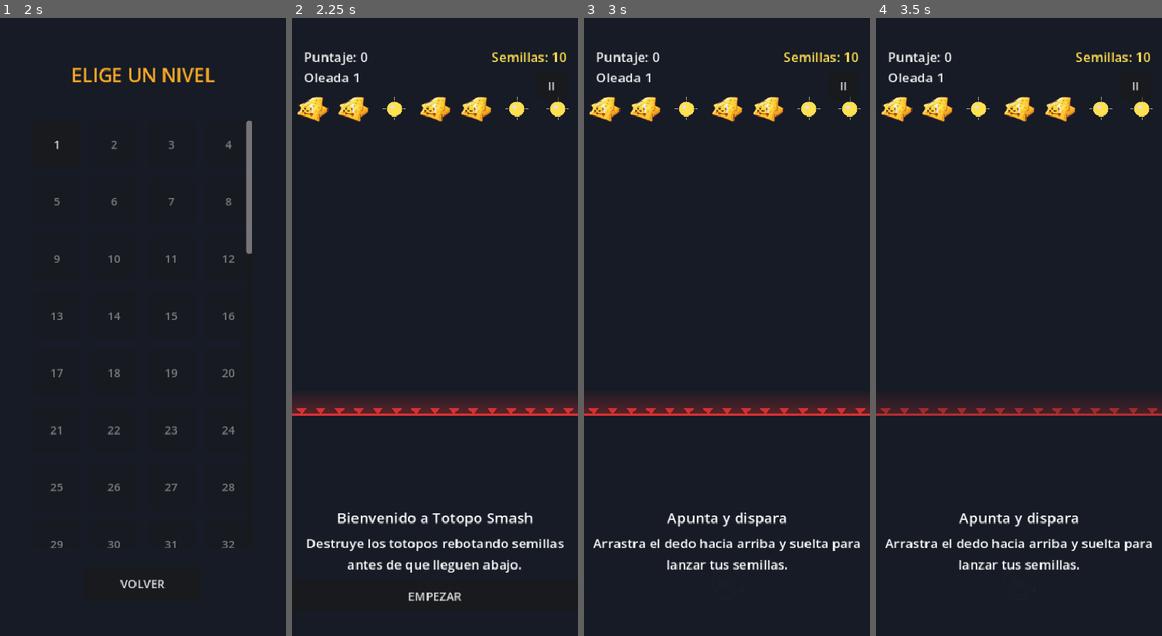
Above: before the commit, frames 1-4 (left to right).
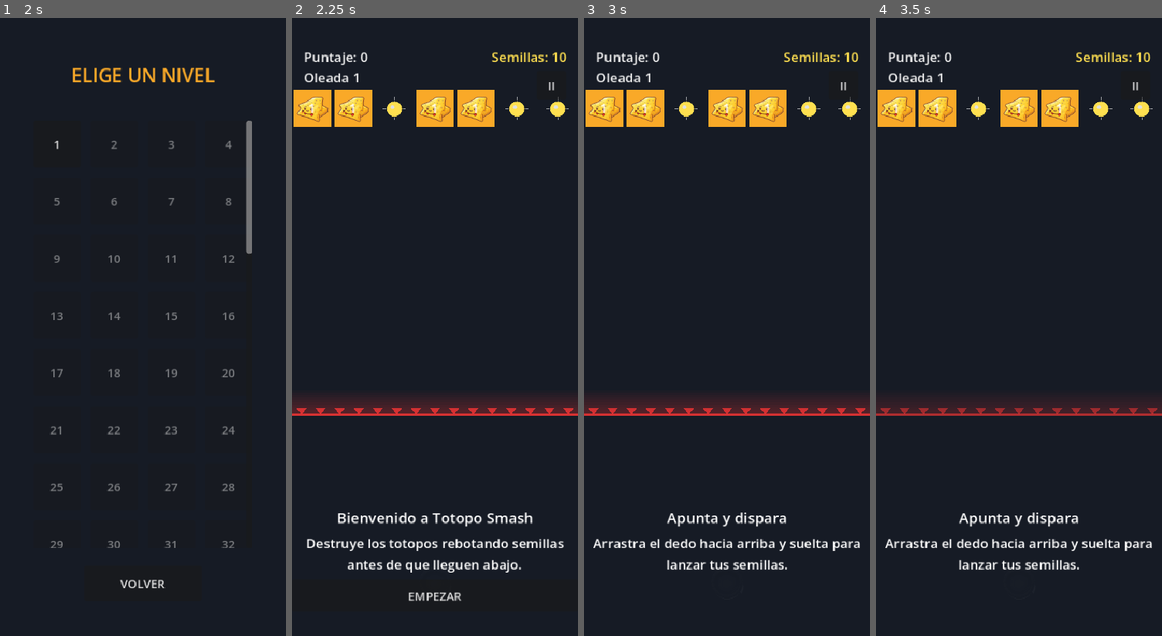
Above: after the commit, the same moments.

Repository: JoseNoIP/gb-TotopoSmash
Game: Godot game, scene res://src/scenes/MainMenu.tscn
The game is run twice, just before and just after one commit, with the same random seed, the same clock (stepped at 60 frames per second) and the same inputs.
Inputs:
- Up to frame 1 (2 s): click "Español" at 0.5 s; click "NIVELES" at 1.25 s
- Up to frame 2 (2.25 s): click "1" at 2 s
- Up to frame 3 (3 s): click "EMPEZAR" at 2.75 s
- Up to frame 4 (3.5 s): no input

Frame 1 is identical in both runs. In frame 2, 2.2% of the frame differs, in the area x 0-71%, y 11-18%; in frame 3, 2.2%; in frame 4, 2.2%.

Commit message:
fix: Address visual collision issues with irregular sprites by adding backing ColorRect

Diff:
--- a/src/features/blocks/block_base.gd
+++ b/src/features/blocks/block_base.gd
@@ -75,10 +75,31 @@
 
 ## Sprite2D con textura real si existe (ver tools/gen_assets.py); si no, cae al
 ## ColorRect plano de siempre — nunca crashea si falta el asset todavía.
+##
+## Los sprites de IA (totopo/queso/salsa/piedra) NO son cuadrados — son un totopo, una
+## cuña de queso, un frasco, una roca, con bastante transparencia alrededor (34-57% de
+## píxeles opacos medido en `assets/sprites/blocks/*.png`). La colisión (`_build_shape()`,
+## unas líneas abajo) SIEMPRE es un `RectangleShape2D` cuadrado — es la grilla del tablero,
+## no la silueta del sprite, la que define dónde rebota una semilla (regla de diseño no
+## negociable: todo bloque ocupa una celda cuadrada, el ángulo de rebote depende de qué
+## cara del cuadrado golpea, ver physics_math.gd). Sin un fondo que rellene ese cuadrado,
+## el jugador ve la semilla "rebotar en el aire" cerca de las esquinas, donde el sprite ya
+## terminó pero la celda cuadrada real sigue ahí — reportado jugando. Fix: un `ColorRect`
+## de fondo con el mismo color que usaba el bloque antes de tener sprite (`_get_color()`),
+## del mismo tamaño EXACTO que la colisión (`visual_size`), detrás del sprite — así el
+## área que realmente rebota siempre se ve sólida, sin importar qué tan irregular sea la
+## silueta del arte encima.
 func _build_visual(cell_size: float) -> void:
 	var visual_size: float = cell_size * 0.92
 	var texture_path: String = _get_texture_path()
 	if not texture_path.is_empty() and ResourceLoader.exists(texture_path):
+		var backing: ColorRect = ColorRect.new()
+		backing.size = Vector2(visual_size, visual_size)
+		backing.position = Vector2(visual_size, visual_size) * -0.5
+		backing.color = _get_color()
+		backing.mouse_filter = Control.MOUSE_FILTER_IGNORE
+		backing.name = &"Backing"
+		add_child(backing)
 		var sprite: Sprite2D = Sprite2D.new()
 		sprite.texture = load(texture_path)
 		var tex_size: Vector2 = sprite.texture.get_size()
--- a/tests/unit/test_block_base.gd
+++ b/tests/unit/test_block_base.gd
@@ -113,6 +113,24 @@
 	assert_signal_emitted(EventBus, "block_destroyed")
 
 
+## Regresión directa del bug real reportado jugando: los sprites de IA (totopo/queso/
+## salsa/piedra) no son cuadrados — tienen transparencia real alrededor de la silueta —
+## pero la colisión SIEMPRE es un RectangleShape2D cuadrado (la grilla del tablero define
+## el rebote, no la silueta del arte). Sin un fondo sólido del mismo tamaño que la
+## colisión, la semilla rebotaba "en el aire" cerca de las esquinas donde el sprite ya
+## había terminado. `totopo.png` es un sprite real en este repo (no un placeholder), así
+## que este test ejercita la rama con textura de verdad, no el ColorRect de fallback.
+func test_block_with_texture_gets_a_backing_rect_matching_the_collision_size() -> void:
+	var block: StaticBody2D = TotopoBlockGd.new()
+	add_child_autofree(block)
+	block.call(&"setup", Vector2i(0, 0), 3, CELL_SIZE)
+	var backing: ColorRect = block.get_node(^"Backing") as ColorRect
+	assert_not_null(backing, "un bloque con sprite real debe tener un ColorRect de respaldo")
+	var expected_size: float = CELL_SIZE * 0.92
+	assert_eq(backing.size, Vector2(expected_size, expected_size))
+	assert_eq(backing.color, Constants.COLOR_TOTOPO)
+
+
 func test_triangle_cutting_one_corner_leaves_a_triangle() -> void:
 	var block: StaticBody2D = TriangleBlockGd.new()
 	block.set(&"corner", 1)
Not shown, changed: CLAUDE.md
Not shown, changed: idea-base.md
